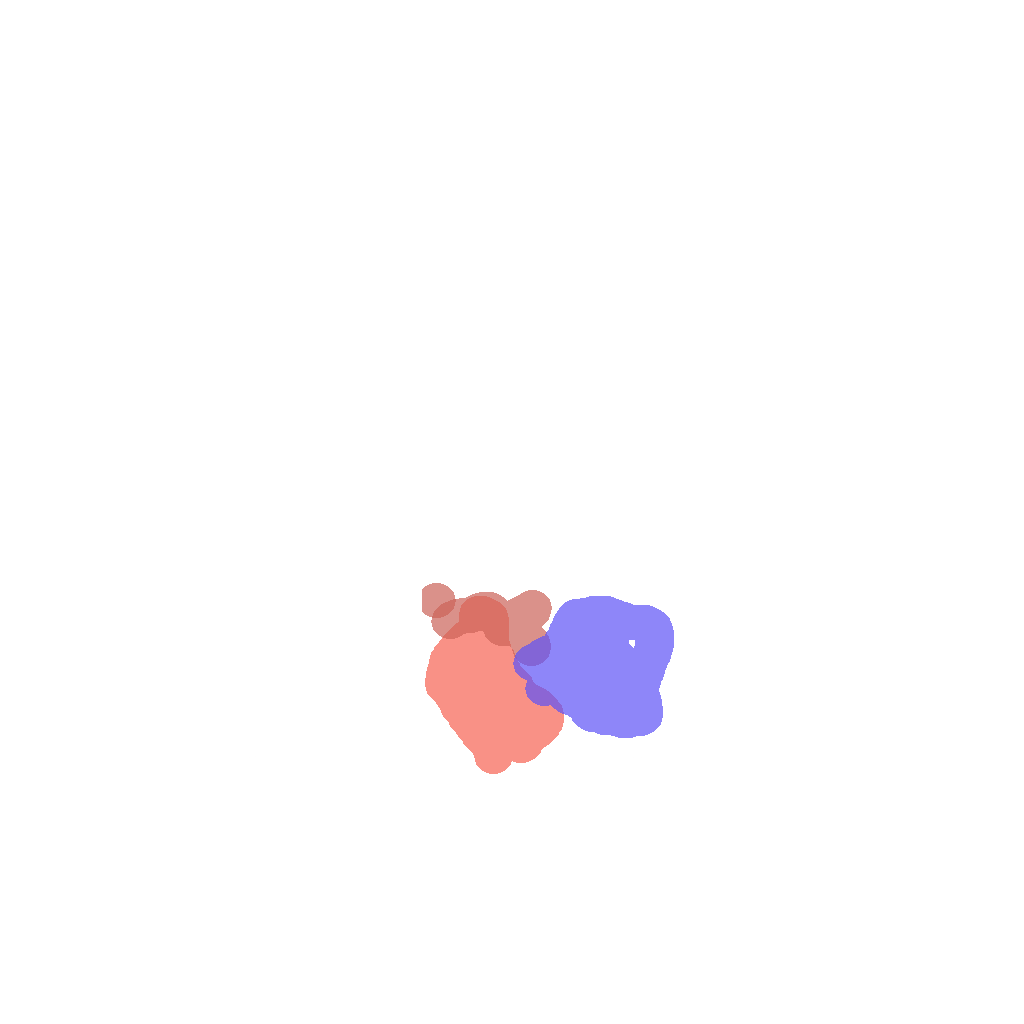
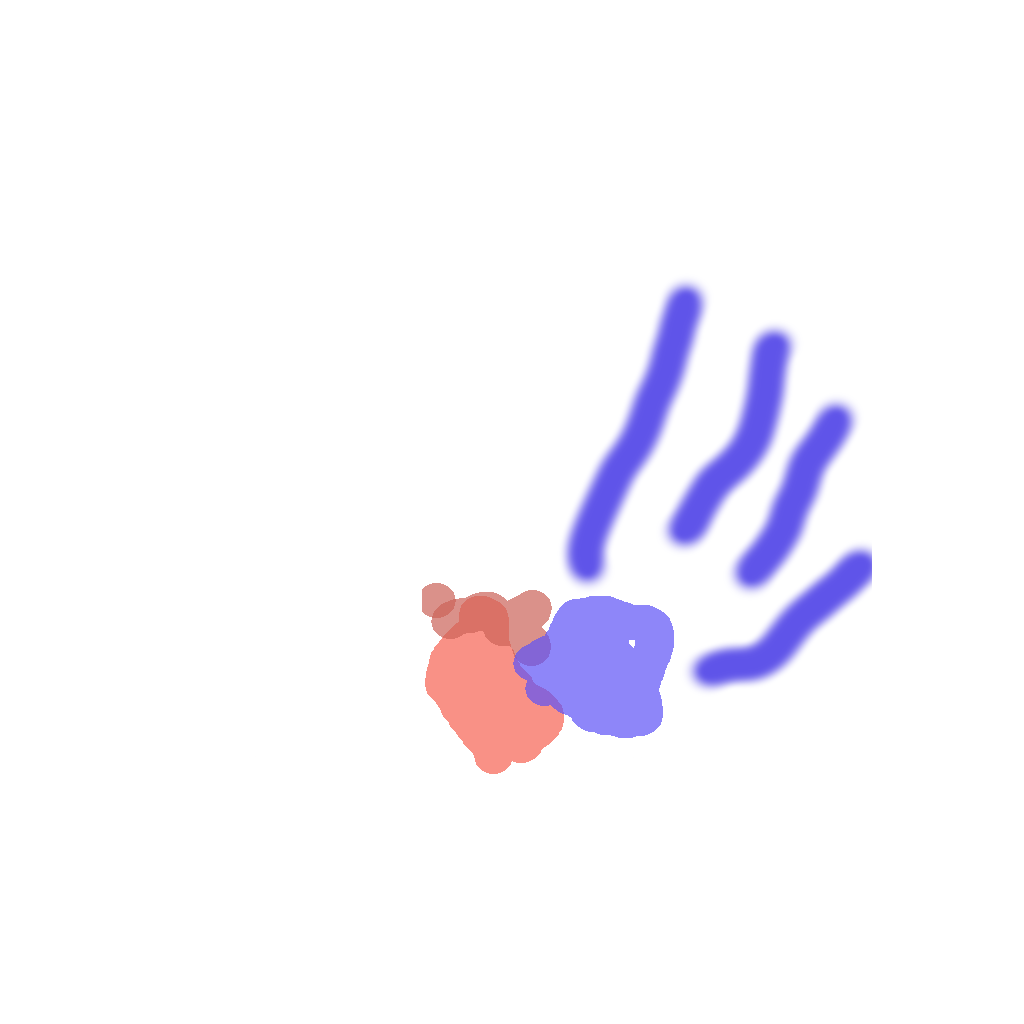
Layer changes from the first 1024 × 1024 image to the second:
painted on "llama-ritmo" over bbox(559, 276, 872, 695)
